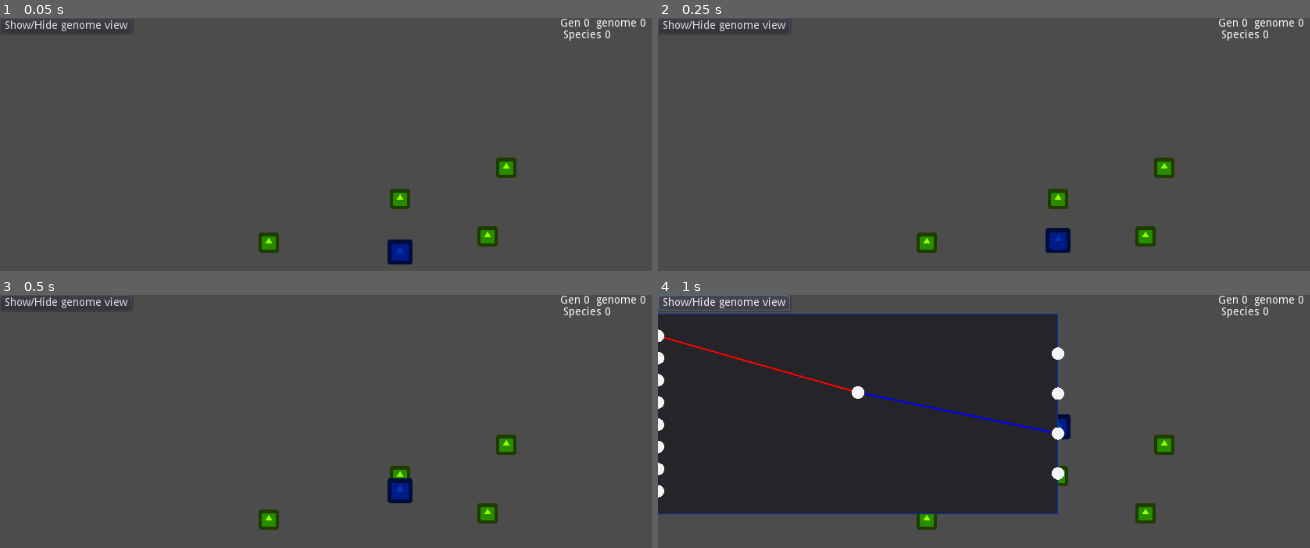
Above: before the commit, frames 1-4 (two rows, left to right).
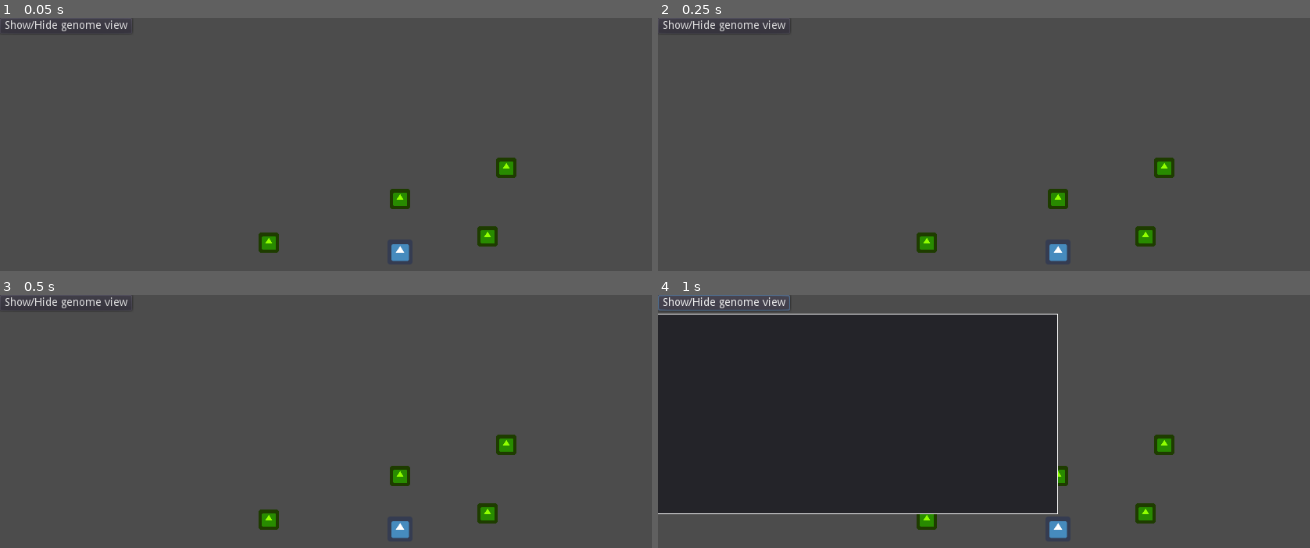
Above: after the commit, the same moments.

Repository: WhoStoleMyCoffee/GodotNEAT
Game: Godot game, scene res://Scenes/Pathfinding/Pathfinding.tscn
Same seed, same stepped clock (60 frames per second), same inputs: the game is played once before the commit and once after it. The engine's default icon, where the game draws it, is replaced by a stand-in: a white triangle on a blue panel in a dark square.
Inputs:
- Up to frame 1 (0.05 s): no input
- Up to frame 2 (0.25 s): no input
- Up to frame 3 (0.5 s): no input
- Up to frame 4 (1 s): click "Show/Hide genome view" at 0.5 s

The runs differ from the first frame. In frame 1, 0.7% of the frame differs, in the area x 59-100%, y 0-98%; in frame 2, 0.8%; in frame 3, 0.9%; in frame 4, 2.7%, in the area x 0-100%, y 0-97%.
Error after the commit: Parse Error: At "add_connection()" call, argument 1. The passed argument's type (Dictionary) doesn't match the function's expected argument type (Array). (res:…

Commit message:
changed NEATNN genes to Array

Diff:
--- a/NEAT/NEATNN.gd
+++ b/NEAT/NEATNN.gd
@@ -1,14 +1,28 @@
 class_name NEATNN extends Reference
 
 
-var connections : Array = [] #Dict[]
+enum {
+	INDEX_INPUTS=0,
+	INDEX_OUTPUTS=1,
+	INDEX_SIZE=2,
+	INDEX_FITNESS=3,
+	INDEX_SPECIES=4,
+
+	#connections index
+	INDEX_CONNECTIONS=5, #index from which connections data start at in genes
+	C_LEN=3, #length of one connection in genes
+	INDEX_INNOV=0,
+	INDEX_NODES=1,
+	INDEX_WEIGHT=2
+}
+var genes : Array
 var nodes : PoolRealArray = PoolRealArray()
 
-var fitness : float = 0.0
-var species_id : int = 0
 var is_speciated : bool = true
 var owner #: NEATPopulation #CYCLIC DEPENDENCIES AAAAAAAAH JUAN PLS FIX
 
+#var fitness : float = 0.0
+#var species_id : int = 0
 var INPUT_COUNT : int
 var OUTPUT_COUNT : int
 
@@ -17,6 +31,13 @@
 func _init(input_count : int, output_count : int) -> void:
 	INPUT_COUNT = input_count
 	OUTPUT_COUNT = output_count
+	genes = [
+		INPUT_COUNT,
+		OUTPUT_COUNT,
+		INPUT_COUNT+OUTPUT_COUNT,
+		0.0,
+		0
+	]
 	resize_nodes(INPUT_COUNT + OUTPUT_COUNT)
 
 
@@ -31,14 +52,16 @@
 		nodes[i] = float(X[i])
 
 		#recurrent connections
-		for c in connections:
-			if c.n[1] != i or !c.e: continue
-			nodes[i] += nodes[c.n[0]]*c.w
+		for c in range(INDEX_CONNECTIONS, genes.size(), C_LEN):
+			#check if connecion.out is this node && its enabled
+			if get_c_out(c) != i or !is_c_enabled(c): continue
+			nodes[i] += nodes[get_c_in(c)]*get_c_w(c)
 
 	#rest of the connections
-	for c in connections:
-		if is_node_input(c.n[1]) or !c.e: continue #skip if recurrent (or not enabled)
-		new_nodes[c.n[1]] += nodes[c.n[0]]*c.w
+	for c in range(INDEX_CONNECTIONS, genes.size(), C_LEN):
+		#skip if recurrent (or not enabled)
+		if is_node_input(get_c_out(c)) or !is_c_enabled(c): continue
+		new_nodes[get_c_out(c)] += nodes[get_c_in(c)]*get_c_w(c)
 
 	#activate
 	for i in range(nodes.size()):
@@ -49,19 +72,21 @@
 	return y
 
 
-func add_connection(c : Dictionary) -> void:
-	resize_nodes(max(nodes.size(), max(c.n[0], c.n[1])+1))
-	var i : int = connections.bsearch_custom(c.i, self, "_compare_connections", true)
-	connections.insert(i, c)
-
-
-func create_connection(_in : int, _out : int, _w : float, _enabled : bool) -> Dictionary:
-	return {
-		'i' : owner.get_connection_innov(_in, _out) if owner else connections.size(),
-		'n' : PoolIntArray([_in, _out]),
-		'w' : _w,
-		'e' : _enabled
-	}
+func add_connection(c : Array) -> void:
+	resize_nodes(max(nodes.size(), max((c[INDEX_NODES]>>16)&0xFFFF, c[INDEX_NODES]&0xFFFF)+1))
+	var i : int = search_connection(abs(c[INDEX_INNOV]))
+	genes.insert(i, c[0])
+	genes.insert(i+1, c[1])
+	genes.insert(i+2, c[2])
+
+
+func create_connection(_in : int, _out : int, _w : float, _enabled : bool) -> Array:
+	var i : int = owner.get_connection_innov(_in, _out) if owner else get_connections_count()
+	return [
+		i * (int(_enabled)-int(!_enabled)), #i if enabled, -i if disabled
+		((_in&0xFFFF)<<16) | (_out&0xFFFF),
+		_w
+	]
 
 
 
@@ -70,18 +95,6 @@
 
 func is_node_output(i : int) -> bool:
 	return i>=INPUT_COUNT and i<INPUT_COUNT+OUTPUT_COUNT
-
-
-func set_connection_enabled(i : int, v : bool):
-	connections[i].e = v
-
-
-
-func get_biggest_innov() -> int:
-	var result : int = 0
-	for c in connections:
-		result = max(result, c.i)
-	return result
 
 
 func copy(nn): #-> NEATNN
@@ -89,42 +102,20 @@
 	OUTPUT_COUNT = nn.OUTPUT_COUNT
 
 	resize_nodes(nn.nodes.size())
-	connections = nn.connections.duplicate(true)
-	fitness = nn.fitness
-	species_id = nn.species_id
+	genes = nn.genes.duplicate()
 	owner = nn.owner
 	return self
 
 
 func get_color() -> Color:
-	return owner.get_species_color(species_id) if owner else Color.white
+	return owner.get_species_color(get_species_id()) if owner else Color.white
 
 
 func reset():
 	nodes.resize(0)
-	connections.clear()
-	fitness = 0.0
-	species_id = 0
-	return self
-
-
-#connect every input node with every hidden node (if any) and every hidden with every output
-func connect_all_nodes(): #-> NEATNNs
-	connections.clear()
-	var hidden_count = get_hidden_nodes_count()
-
-	if hidden_count == 0:
-		for i in range(INPUT_COUNT):
-			for o in range(OUTPUT_COUNT):
-				add_connection(create_connection(i, INPUT_COUNT+o, 1, true))
-		return self
-
-	for i in range(INPUT_COUNT):
-		for o in range(hidden_count):
-			add_connection(create_connection(i, INPUT_COUNT+OUTPUT_COUNT+o, 1, true))
-	for i in range(hidden_count):
-		for o in range(OUTPUT_COUNT):
-			add_connection(create_connection(INPUT_COUNT+OUTPUT_COUNT+i, INPUT_COUNT+o, 1, true))
+	genes.resize(INDEX_CONNECTIONS)
+	genes[INDEX_FITNESS] = 0.0
+	genes[INDEX_SPECIES] = 0
 	return self
 
 
@@ -166,9 +157,9 @@
 
 
 func mutate_weights(per_weight_chance : float, pertub_chance : float, amt : float):
-	for c in connections:
+	for c in range(INDEX_CONNECTIONS, genes.size(), C_LEN):
 		if randf() > per_weight_chance: continue
-		c.w = c.w+rand_range(-1,1)*amt if randf() < pertub_chance else rand_range(-2,2)
+		genes[c+INDEX_WEIGHT] = (get_c_w(c)+rand_range(-amt,amt)) if randf()<pertub_chance else (rand_range(-amt,amt))
 
 
 #add a connection going from in_node to out_node
@@ -180,22 +171,24 @@
 		return
 
 	#if connection already exists, skip
-	for c in connections:
-		if (c.n[0]==in_node and c.n[1]==out_node) or (c.n[1]==in_node and c.n[0]==out_node): return
+	for c in range(INDEX_CONNECTIONS, genes.size(), C_LEN):
+		if (get_c_in(c)==in_node and get_c_out(c)==out_node) or \
+			(get_c_out(c)==in_node and get_c_in(c)==out_node): return
 
 	#add connection
 	add_connection( create_connection(in_node, out_node, 0.0, true) )
 
 
 func mutate_add_node():
-	if connections.empty(): return
+	var ccount : int = get_connections_count()
+	if ccount==0: return
 
 #	find a random connection that is enabled
 	#[in_node -> out_node]
-	var bridge_con : Dictionary = connections[randi() % connections.size()]
-	var t : int = 0
-	while !bridge_con.e and t<5:
-		bridge_con = connections[randi() % connections.size()]
+	var bridge_con : int = (randi()%ccount)*3 + INDEX_CONNECTIONS
+	var t : int = 0 # # of tries
+	while !is_c_enabled(bridge_con) and t<5: #haha magic numbers go brrrrr
+		bridge_con = (randi()%ccount)*3 + INDEX_CONNECTIONS
 		t += 1
 
 	#add next node
@@ -203,23 +196,24 @@
 	nodes.append(0.0)
 
 	#disable [in_node -> out_node]
-	bridge_con.e = false
+	set_c_enabled(bridge_con, false)
 	#add [in_node -> next_node]
-	add_connection(create_connection(bridge_con.n[0], next_node_id, 1.0, true))
+	add_connection(create_connection(get_c_in(bridge_con), next_node_id, 1.0, true))
 	#add [next_node -> out_node]
-	add_connection(create_connection(next_node_id, bridge_con.n[1], bridge_con.w, true))
+	add_connection(create_connection(next_node_id, get_c_out(bridge_con), get_c_w(bridge_con), true))
 
 
 func mutate_enabled(enable : bool):
-	if connections.empty(): return
-	connections[randi() % connections.size()].is_enabled = enable
+	if get_connections_count()==0: return
+	var i : int = (randi()%get_connections_count())*3 + INDEX_CONNECTIONS
+	set_c_enabled(i, enable)
 
 
 # SAVE & LOAD -------------------------------------------------------------
 func save_json(path : String):
 	var f : File = File.new()
 	f.open(path, File.WRITE)
-	f.store_line(to_json(get_compressed()))
+	f.store_line(to_json(genes))
 	f.close()
 
 
@@ -228,38 +222,24 @@
 	f.open(path, File.READ)
 	var d : Array = parse_json(f.get_as_text())
 	f.close()
-	load_compressed(d)
-
-
-func get_compressed() -> Array:
-	var data : Array = [
-		INPUT_COUNT,
-		OUTPUT_COUNT,
-		nodes.size(),
-		fitness,
-		species_id
-	]
-	for c in connections:
-		data.append_array(NeatUtil.compress_connection(c))
-
-	return data
-
-
-func load_compressed(d : Array):
-	INPUT_COUNT = int(d[0])
-	OUTPUT_COUNT = int(d[1])
-	resize_nodes(int(d[2]))
-	fitness = d[3]
-	species_id = int(d[4])
-
-	connections.clear()
-	for i in range(5, d.size(), 3):
-		connections.append(NeatUtil.uncompress_connection(int(d[i]), int(d[i+1]), d[i+2]))
-	return self
+	genes = d
 
 
 
 # UTIL --------------------------------------------------------------------
+func get_fitness() -> float:
+	return genes[INDEX_FITNESS]
+
+func set_fitness(v : float):
+	genes[INDEX_FITNESS] = v
+
+func get_species_id() -> int:
+	return genes[INDEX_SPECIES]
+
+func set_species_id(v : int):
+	genes[INDEX_SPECIES] = v
+
+
 func get_hidden_nodes_count() -> int:
 	return nodes.size() - (INPUT_COUNT+OUTPUT_COUNT)
 
@@ -267,25 +247,19 @@
 func _compare_connections(a, b) -> bool:
 	return a.i < b
 
-func get_connection(innov : int):
-	var i : int = connections.bsearch_custom(innov, self, "_compare_connections", true)
-	return connections[i] if i < connections.size() and connections[i].i == innov else null
-
-func has_connection(innov : int) -> bool:
-	var i : int = connections.bsearch_custom(innov, self, "_compare_connections", true)
-	return i < connections.size()
+func get_connection(innov : int) -> int:
+	var i : int = search_connection(innov)
+	return i if i<genes.size() and get_c_innov(i)==innov else null
 
 
 func print_data():
 	print(self, ' ----------')
 	print('%s nodes' % nodes.size())
 	print('CONNECTIONS:')
-	for c in connections:
-		var s : String = '(%s) [%s -> %s]' % [c.i, c.n[0], c.n[1]]
-
-		if !c.e:
+	for c in range(INDEX_CONNECTIONS, genes.size(), C_LEN):
+		var s : String = '(%s) [%s -> %s]' % [get_c_innov(c), get_c_in(c), get_c_out(c)]
+		if !is_c_enabled(c):
 			s += ' DISABLED'
-
 		print(s)
 
 
@@ -293,3 +267,36 @@
 #	return 1/(1+exp(-x)) #sigmoid
 	return 1/(1+exp(-4*x)) #steeper sigmoid
 #	return tanh(x)*0.5 + 0.5 #tanh
+
+
+#i : the start of the connection in genes
+func get_c_in(i : int) -> int:
+	return (genes[i+INDEX_NODES]>>16)&0xFFFF
+
+func get_c_out(i : int) -> int:
+	return genes[i+INDEX_NODES]&0xFFFF
+
+func get_c_w(i : int) -> float:
+	return genes[i+INDEX_WEIGHT]
+
+func get_c_innov(i : int) -> int:
+	return int(abs(genes[i]))
+
+func is_c_enabled(i : int) -> bool:
+	return genes[i] >= 0
+
+func set_c_enabled(i : int, enable : bool):
+	genes[i] = abs(genes[i]) * (1 if enable else -1)
+
+
+func get_connections_count() -> int:
+	return (genes.size()-INDEX_CONNECTIONS) / 3
+
+
+#finds a connection by innov
+#if not found, return the index where it should be inserted
+func search_connection(innov : int) -> int:
+	for c in range(genes.size()-C_LEN, INDEX_CONNECTIONS-1, -1):
+		if get_c_innov(c) == innov: return c
+		if get_c_innov(c) < innov: return c+C_LEN
+	return INDEX_CONNECTIONS
--- a/NEAT/NEATUtil.gd
+++ b/NEAT/NEATUtil.gd
@@ -139,17 +139,10 @@
 	return pool.keys()[1] #just in case
 
 
-func compress_connection(c : Dictionary) -> Array:
-	var a : int = c.i * (int(c.e)-int(!c.e)) #c.i if enabled, -c.i if disabled
-	var b : int = ((c.n[0] & 0xFFFF) << 16) | (c.n[1] & 0xFFFF)
-	var w : float = c.w
-	return [a, b, w]
 
+#TODO delete these if unused
+func get_c_in(cb : int) -> int:
+	return (cb>>16)&0xFFFF
 
-func uncompress_connection(a : int, b : int, c : float) -> Dictionary:
-	return {
-		'i' : abs(a),
-		'n' : PoolIntArray([b >> 16, b & 0xFFFF]),
-		'w' : c,
-		'e' : (a >= 0)
-	}
+func get_c_out(cb : int) -> int:
+	return cb&0xFFFF
